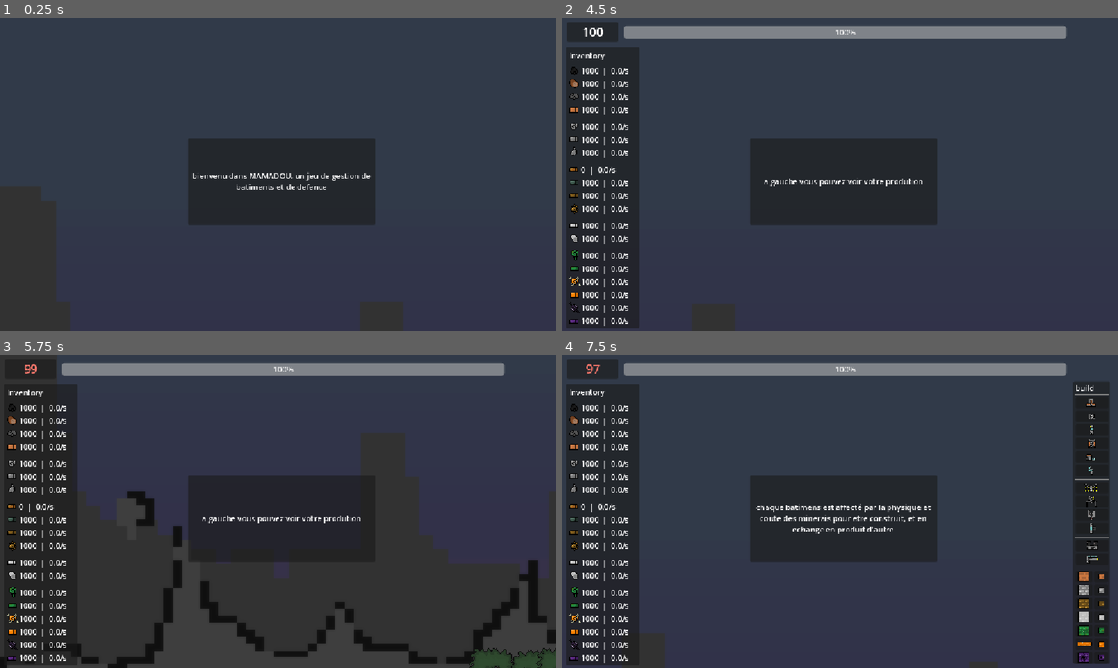
Above: before the commit, frames 1-4 (two rows, left to right).
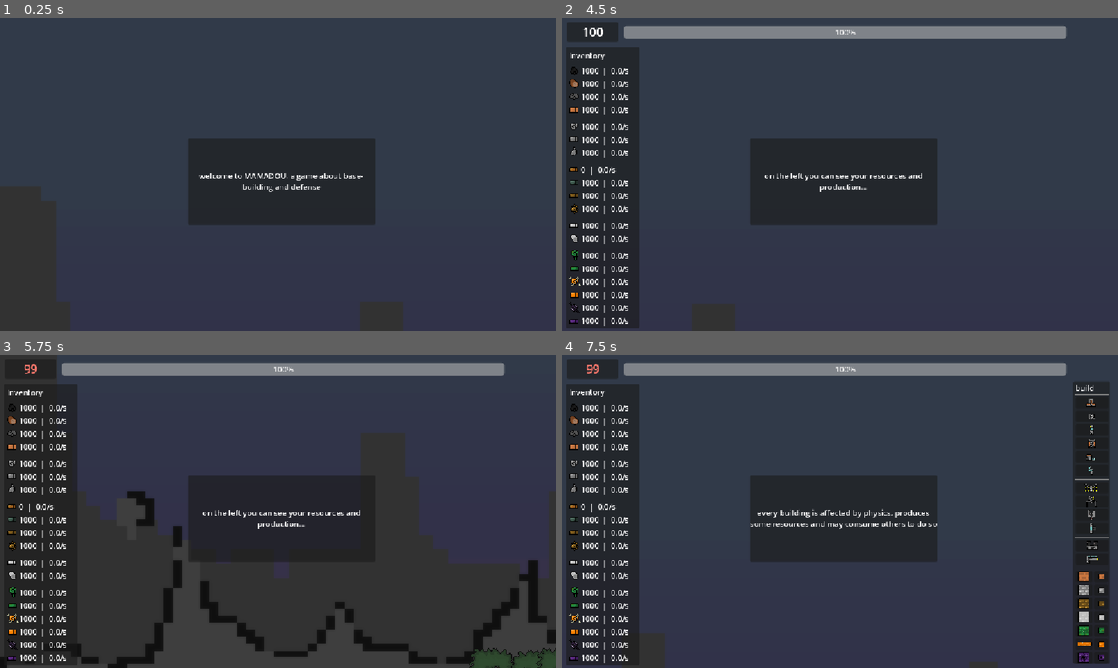
Above: after the commit, the same moments.

Repository: lucasbou-upsider/Indie-jam
Game: Godot game, scene res://scene/world.tscn
Two runs of this game, one before a commit and one after it. Both use one fixed random seed, a clock stepped at 60 frames per second and the inputs below.
Inputs (mouse positions are in pixels of both pictures, inside the frame that each line leads up to):
- Up to frame 1 (0.25 s): no input
- Up to frame 2 (4.5 s): tap Enter at 0.5 s; move the mouse to (962, 158) at 0.52 s; hold D (droite) 0.53-1.28 s; hold Right mouse button (click droit) 0.53-1.28 s; move the mouse to (728, 190) at 1.27 s; hold S (bas) 1.28-2.03 s; click (728, 190) at 1.35 s; move the mouse to (895, 105) at 2.02 s; hold D (droite) 2.03-2.78 s; hold Shift (courir) 2.03-2.78 s; move the mouse to (812, 237) at 2.77 s; hold W (haut) 2.78-3.53 s; tap E (verif_pv) at 2.85 s; move the mouse to (1006, 221) at 3.52 s; hold Right mouse button (click droit) 3.53-4.28 s; hold A (gauche) from 3.53 s (still down); move the mouse to (673, 127) at 4.27 s; click (673, 127) at 4.35 s
- Up to frame 3 (5.75 s): move the mouse to (305, 511) at 5.02 s; release A (gauche) at 5.03 s; hold S (bas) from 5.03 s (still down); hold Shift (courir) from 5.03 s (still down)
- Up to frame 4 (7.5 s): move the mouse to (756, 433) at 5.77 s; release S (bas) at 5.78 s; release Shift (courir) at 5.78 s; hold D (droite) 5.78-6.53 s; tap E (verif_pv) at 5.85 s; move the mouse to (962, 495) at 6.52 s; hold W (haut) 6.53-7.28 s; hold Right mouse button (click droit) 6.53-7.28 s; move the mouse to (728, 527) at 7.27 s; hold D (droite) from 7.28 s (still down); click (728, 527) at 7.35 s

The runs differ from the first frame. In frame 1, 0.5% of the frame differs, in the area x 34-67%, y 49-56%; in frame 2, 0.5%; in frame 3, 0.5%; in frame 4, 1.2%, in the area x 4-68%, y 2-58%.

Commit message:
trad tuto

Diff:
--- a/scene/tuto.gd
+++ b/scene/tuto.gd
@@ -10,17 +10,17 @@
 
 
 var phrases = [
-	"bienvenu dans MAMADOU, un jeu de gestion de batiments et de defence",
-	"voici les bases du jeu...",
-	"votre objectif est de defendre votre base contre 20 vagues de meteorites",
-	"en haut a gauche se trouve le temps avant la prochaine vague",
-	"a gauche vous pouvez voir votre prodution",
-	"et a droite vos batiments",
-	"chaque batimens est affecté par la physique et coute des minerais pour etre construit, et en echange en produit d'autre",
-	"placez les bien car certain batiments on des specificités de placement pour fonctionner",
-	"plus le batiments est proche du centre, plus il est performant",
-	"pour finir, le jeu est divisé en 4 phases augmentant chacun la difficulté des meteorites mais aussi debloquant de nouveau craft",
-	"bonne chance !"
+	"welcome to MAMADOU, a game about base-building and defense",
+	"here are the basics...",
+	"your goal is to defend your base against 20 waves of incoming meteors",
+	"in the top left is the time left before the next wave",
+	"on the left you can see your resources and production...",
+	"...and on the right the buildings",
+	"every building is affected by physics, produces some resources and may consume others to do so",
+	"some buildings have specific placement requirements",
+	"horizontally, the closer the building is to the center, the faster it works",
+	"the game is divided into 4 main phases, each with new dangers and buildings",
+	"Have fun!"
 ]
 
 var numero_phrase = 0
--- a/scene/vague.gd
+++ b/scene/vague.gd
@@ -4,6 +4,7 @@
 
 @onready var vague_timer: Timer = $vague_Timer
 @onready var label_time_left: RichTextLabel = $"../Interface/Panel_vague/time_left"
+@onready var warner: AudioStreamPlayer = $warner
 @warning_ignore("shadowed_global_identifier") @onready var kayou_spawn: Node2D = $"../kayou_spawn"
 
 var vague_number = 0
@@ -13,10 +14,14 @@
 	vague_timer.start()
 
 func _process(_delta: float) -> void:
-	if vague_timer.time_left <= 50:
+	if vague_timer.time_left <= 50 and 49 <= vague_timer.time_left:
+		if not warner.has_stream_playback():
+			warner.play()
 		label_time_left.text = "[shake rate=15 level=7]" + str(int(vague_timer.time_left))
 		label_time_left.self_modulate = Color(0.869, 0.0, 0.09)
-	elif vague_timer.time_left <= 100:
+	elif vague_timer.time_left <= 100 and 99 <= vague_timer.time_left:
+		if not warner.has_stream_playback():
+			warner.play()
 		label_time_left.text = "[shake rate=10 level=4]" + str(int(vague_timer.time_left))
 		label_time_left.self_modulate = Color(1.0, 0.476, 0.428)
 	elif vague_timer.time_left > 100:
--- a/scene/world.tscn
+++ b/scene/world.tscn
@@ -210,8 +210,10 @@
 script = ExtResource("6_1402k")
 
 [node name="vague_Timer" type="Timer" parent="Vague" unique_id=1662032850]
-wait_time = 105.0
+wait_time = 104.73
 one_shot = true
+
+[node name="warner" type="AudioStreamPlayer" parent="Vague" unique_id=118121520]
 
 [node name="foret" type="Node2D" parent="." unique_id=985605416]
 
